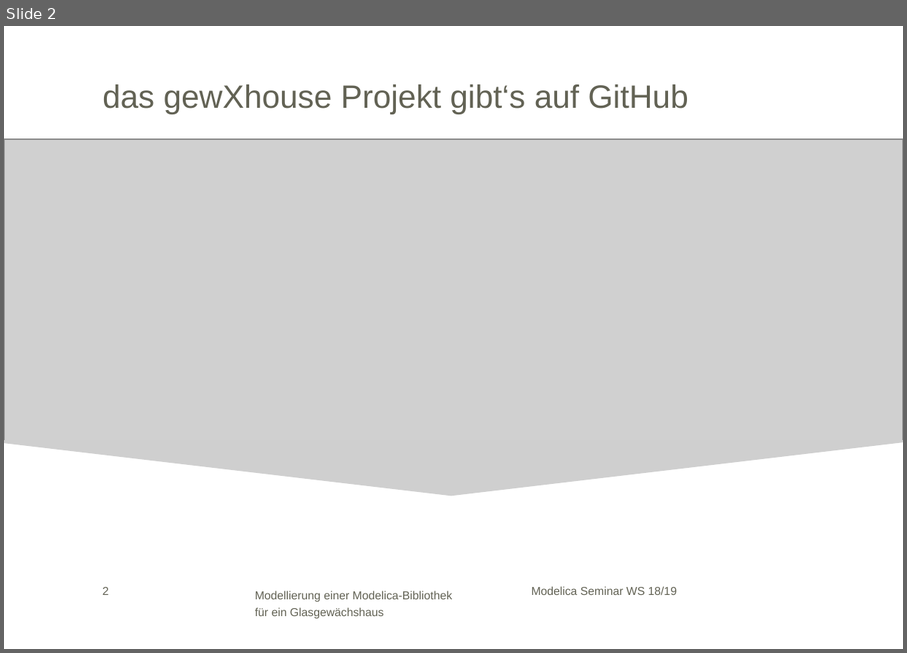
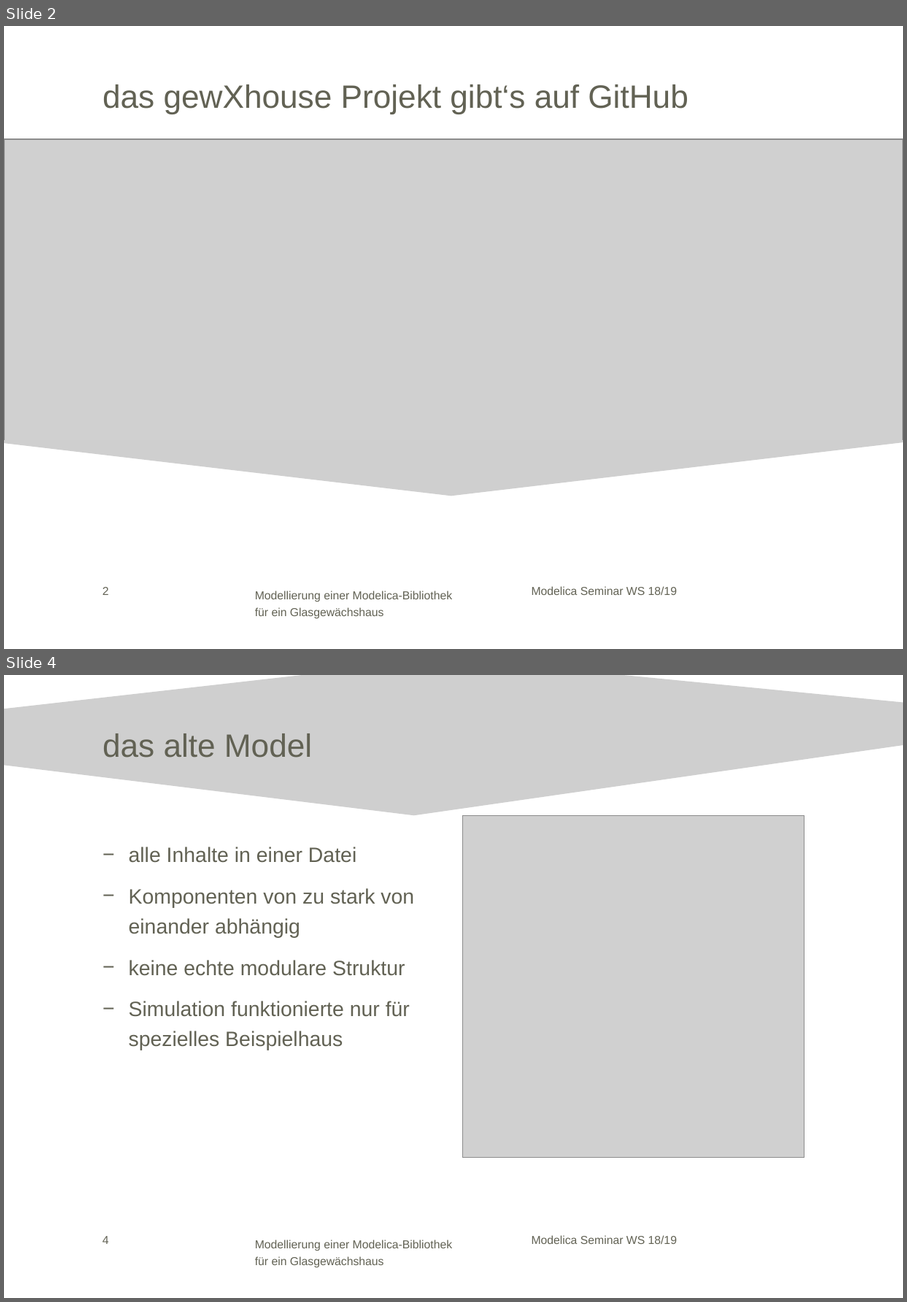
Before and after one commit to HeikoBielik/gewXhouse, a slide deck: Modelica WS 18_19_V3_edited_by_harry.pptx. Shown one above the other, each under a label of ours: slide 2 before the commit, slides 2 and 4 after it; the slides between them are not shown. The pictures are 907x653 and 907x1302 pixels, drawn with LibreOffice and Linux fonts; fonts in the diff are those of the drawing; grey boxes stand for pictures; background and template pictures are left out. Boxes give left, top, right and bottom in pixels: in the first picture for what was removed or moved away, otherwise in the second. Text is boxed around its words. In the diff, an @@ line names an element or a change of style, - is before the commit and + after.

```diff
--- a/Modelica WS 18_19_V3_edited_by_harry.pptx
+++ b/Modelica WS 18_19_V3_edited_by_harry.pptx
@@ slide 4 added at [4,675,903,1298], background #FFFFFF; not listed: 3 template elements that a slide beside it also shows @@
@@ freeform shape added at [4,675,903,815], fill #CFCFCF @@
@@ title added at [103,733,312,757], 28 pt, text #626254 @@
+das alte Model
@@ picture added at [463,815,806,1158] @@
@@ text added at [129,847,414,1050], 18 pt, text #626254 @@
+− alle Inhalte in einer Datei
+− Komponenten von zu stark von einander abhängig
+− keine echte modulare Struktur
+− Simulation funktionierte nur für spezielles Beispielhaus
```
Also in this commit, not shown: 4 slides changed, 2 other slides added, 4 slides removed.
